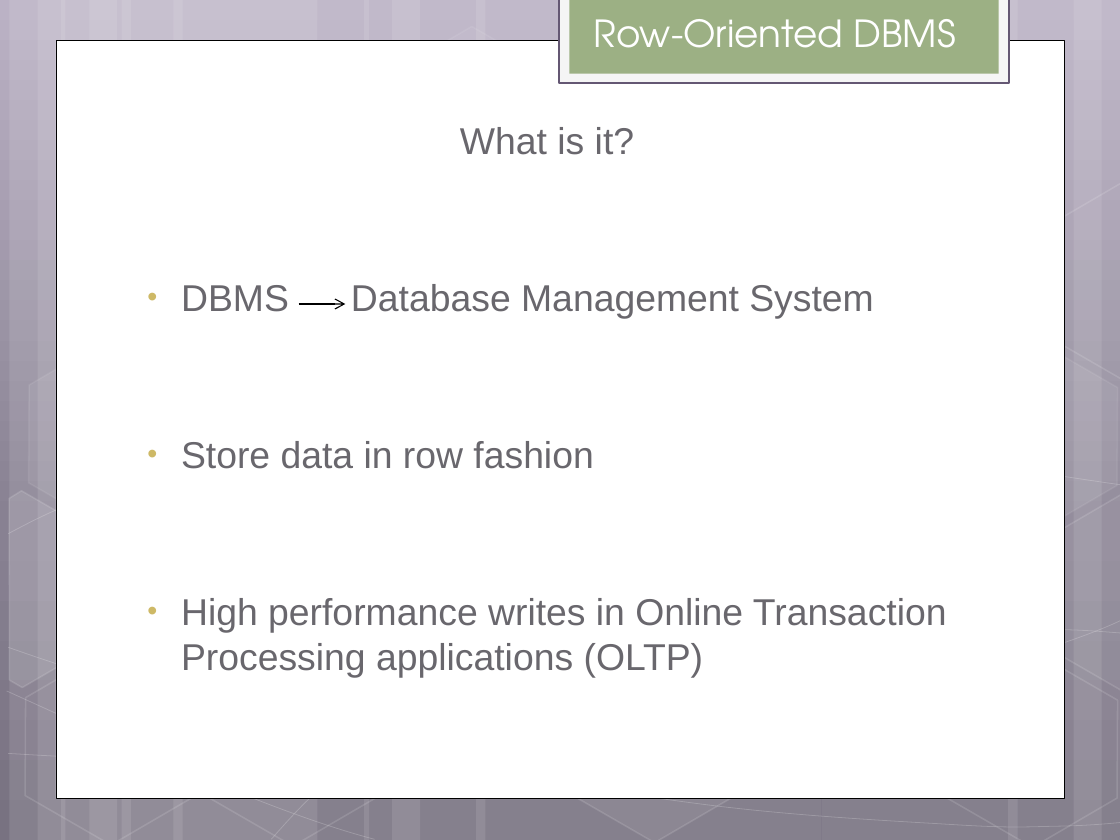
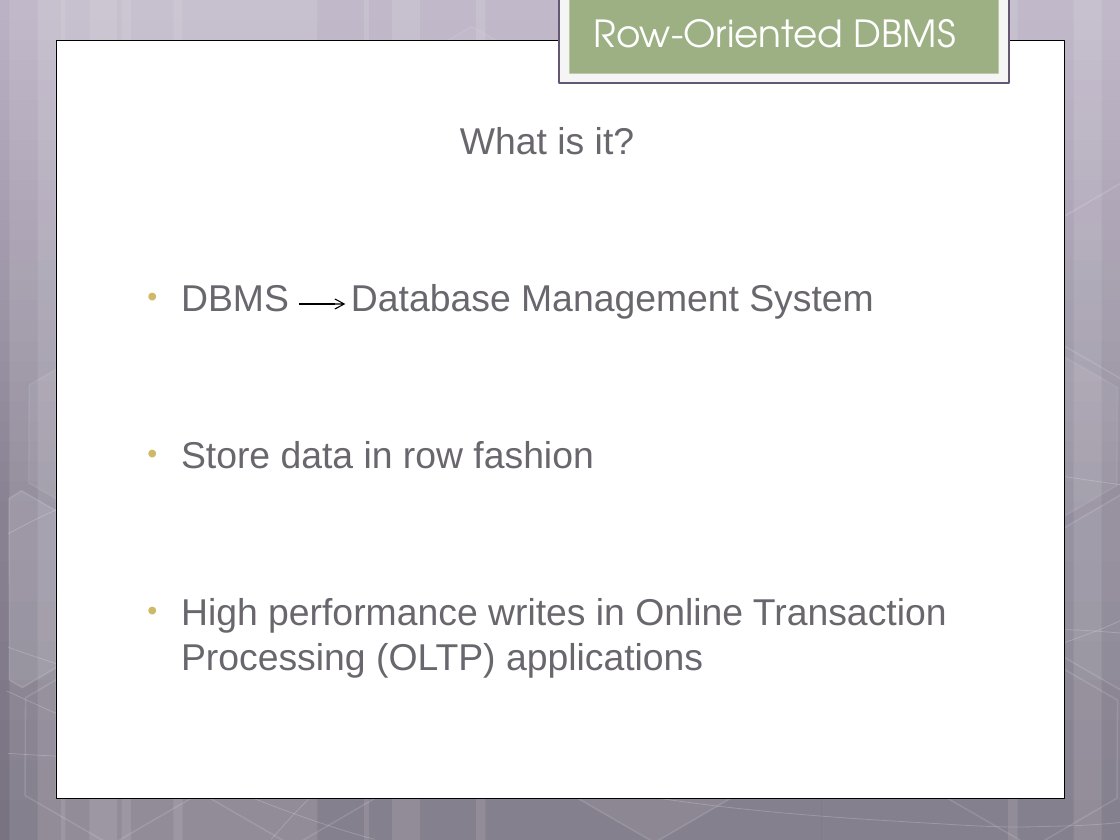
Before and after one commit to helpcat/bigdataworkshop2, a slide deck: slide 9 of slides/MonetDB workshop.pptx. Drawn at 1120x840 pixels with LibreOffice and Linux fonts; fonts in the diff are those of the drawing. Boxes give left, top, right and bottom in pixels: in the first picture for what was removed or moved away, otherwise in the second. Text is boxed around its words. In the diff, an @@ line names an element or a change of style, - is before the commit and + after.

```diff
--- a/slides/MonetDB workshop.pptx
+++ b/slides/MonetDB workshop.pptx
@@ text at bbox=[181, 598, 947, 677]: text changed @@
-• High performance writes in Online Transaction Processing applications (OLTP)
+• High performance writes in Online Transaction Processing (OLTP) applications
```
Also in this commit, not shown: 20 other slides changed.
